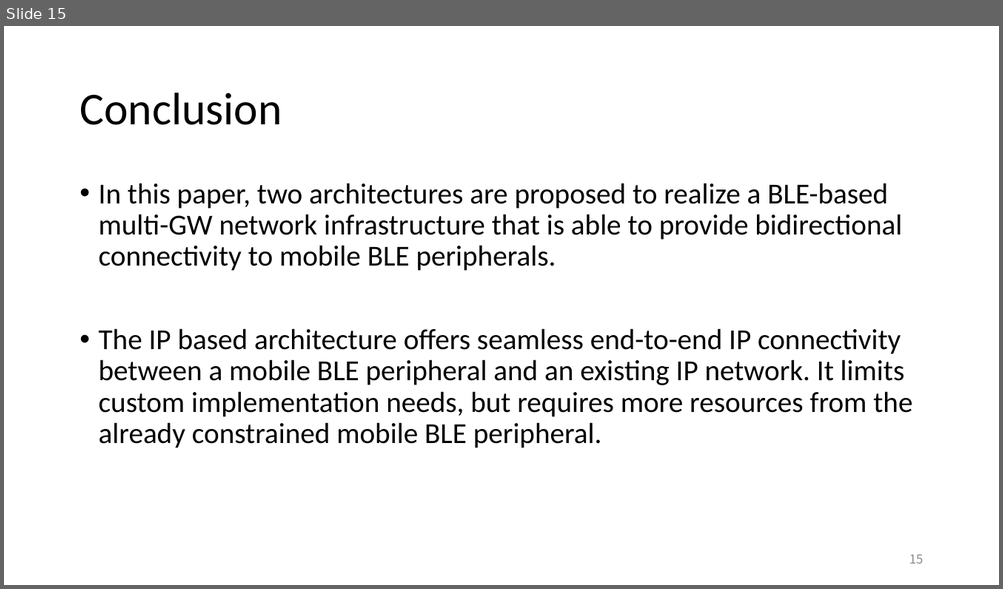
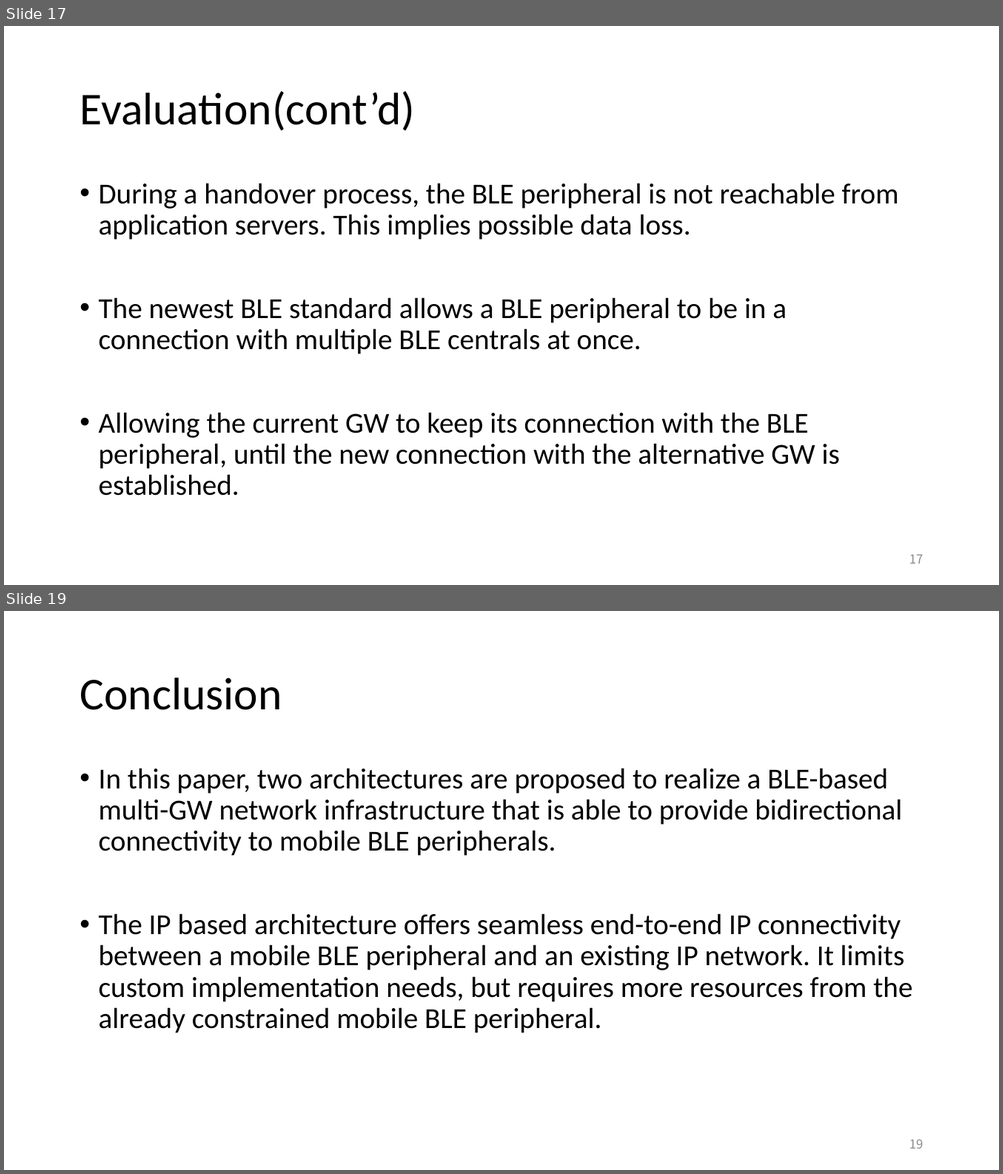
Before and after one commit to EKOISMYLOVE/NTUT_GM_PPT, a slide deck: A BLE-based multi-gateway network infrastructure with handover support for mobile BLE peripherals.pptx. Shown one above the other, each under a label of ours: slide 15 before the commit, slides 17 and 19 after it; the slides between them are not shown. The pictures are 1003x589 and 1003x1174 pixels, drawn with LibreOffice and Linux fonts; fonts in the diff are those of the drawing. Boxes give left, top, right and bottom in pixels: in the first picture for what was removed or moved away, otherwise in the second. Text is boxed around its words. In the diff, an @@ line names an element or a change of style, - is before the commit and + after.

```diff
--- a/A BLE-based multi-gateway network infrastructure with handover support for mobile BLE peripherals.pptx
+++ b/A BLE-based multi-gateway network infrastructure with handover support for mobile BLE peripherals.pptx
@@ slide 17 added at <box>4,26,999,585</box>, background #FFFFFF @@
@@ title added at <box>79,91,415,131</box>, 44 pt, text #000000 @@
+Evaluation(cont’d)
@@ text added at <box>99,183,899,496</box>, 28 pt, text #000000 @@
+• During a handover process, the BLE peripheral is not reachable from application servers. This implies possible data loss.
+• The newest BLE standard allows a BLE peripheral to be in a connection with multiple BLE centrals at once.
+• Allowing the current GW to keep its connection with the BLE peripheral, until the new connection with the alternative GW is established.
@@ page number added at <box>909,555,923,564</box>, 12 pt, text #8C8C8C @@
+17
@@ what was slide 15 is now slide 19 @@
@@ page number at <box>909,1139,923,1149</box>: text changed @@
-15
+19
```
Also in this commit, not shown: 1 slide changed, 3 other slides added.
